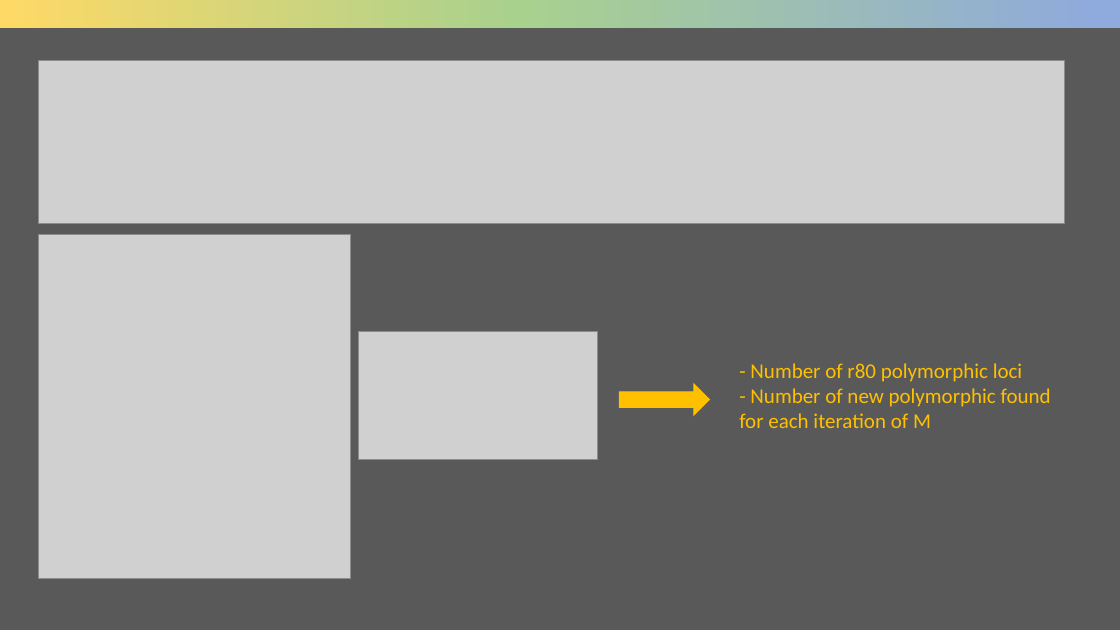
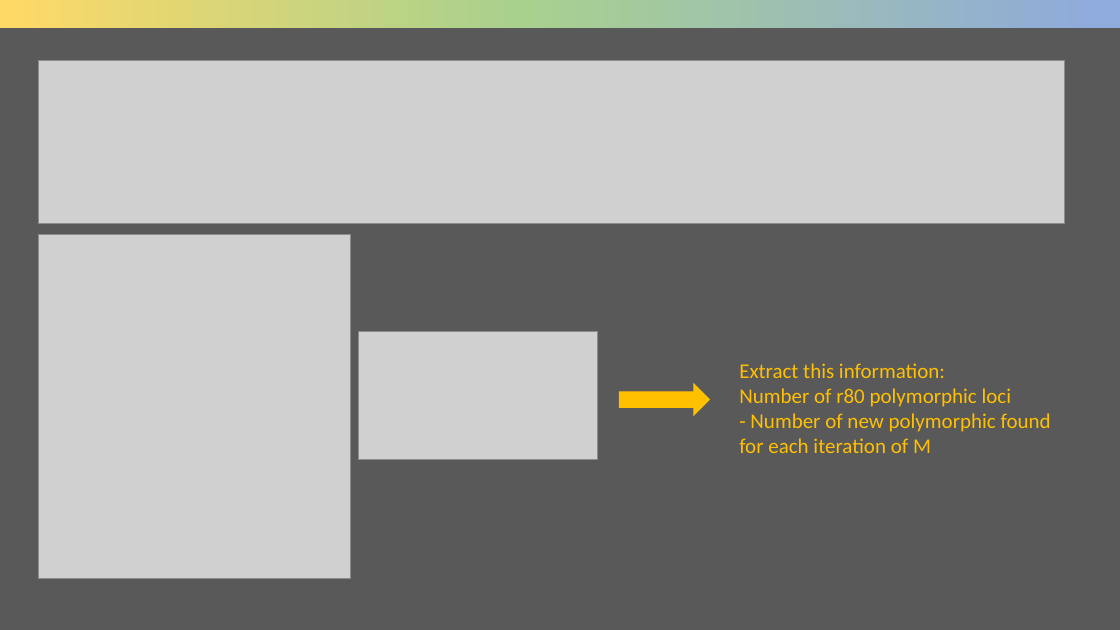
Before and after one commit to cd-barratt/ddRAD-seq_workshop, a slide deck: slide 17 of talks/2_Stacks2_lecture.pptx. Drawn at 1120x630 pixels with LibreOffice and Linux fonts; fonts in the diff are those of the drawing; grey boxes stand for pictures. Boxes give left, top, right and bottom in pixels: in the first picture for what was removed or moved away, otherwise in the second. Text is boxed around its words. In the diff, an @@ line names an element or a change of style, - is before the commit and + after.

```diff
--- a/talks/2_Stacks2_lecture.pptx
+++ b/talks/2_Stacks2_lecture.pptx
@@ text at (x1=739, y1=363, x2=1012, y2=407): text changed @@
-- Number of r80 polymorphic loci
+Extract this information:
+Number of r80 polymorphic loci
```
Also in this commit, not shown: 18 other slides changed, 8 slides added, 1 slide removed, 1 other file.
